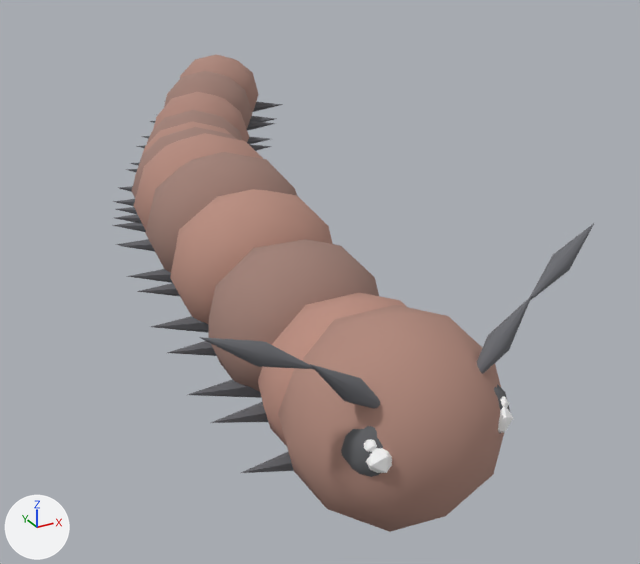
The glTF model web-forest/public/model/species/oxidus-gracilis.glb: old version first, new version second.
One viewpoint serves both versions: a 50 mm camera at (-0.245, -0.446, 0.38) aimed at (0.13, 0.235, 0.04). Every picture has the same lights, and +X, +Y and +Z are marked at lower left. The first picture is the older version. Where no turn or scale is listed for an object, it has been applied to the vertices. Vertices at exactly the same position are counted once.

The first picture shows 'antenna-r1', 'eye-r', 'head', 'seg0', 'seg1', 'seg10', 'seg2', 'seg3', 'seg4', 'seg5', 'seg6', 'seg7', 'seg8', 'seg9' and 4 more.
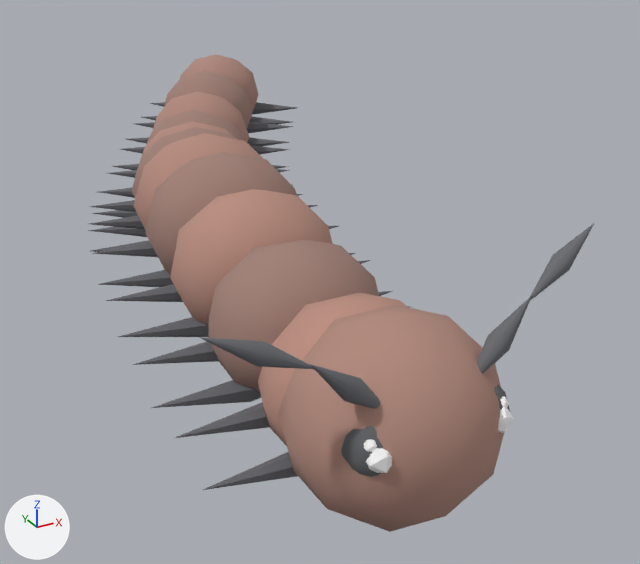
Changed parts and their boxes [x1, y1, x2, y2] in the pictures (640 x 564 px; the box of a moved part takes in the faces that stretch with it):
'seg1', reshaped (31% wider, 6% taller): before [167, 239, 379, 398]; after [133, 239, 411, 408]
'seg2', reshaped: before [137, 189, 333, 333]; after [106, 189, 392, 337]
'seg3', reshaped: before [122, 152, 297, 283]; after [92, 152, 355, 287]
'seg0', reshaped (18% wider, 9% taller): before [211, 293, 407, 473]; after [175, 293, 407, 490]
'seg4', reshaped: before [115, 133, 263, 252]; after [89, 133, 318, 252]
'seg9', reshaped (24% wider): before [141, 71, 276, 145]; after [126, 71, 293, 147]
'seg5', reshaped (mostly hidden): before [112, 127, 236, 232]; after [88, 127, 303, 237]
'seg7', reshaped: before [123, 110, 243, 192]; after [108, 110, 289, 198]
'seg6', reshaped (mostly hidden): before [116, 122, 230, 214]; after [92, 122, 230, 218]
part 1 of me_mesh_0, moved or reshaped: before [211, 402, 294, 473]; after [175, 402, 298, 490]
part 2 of me_mesh_1, moved or reshaped: before [167, 341, 261, 398]; after [133, 306, 411, 408]
part 3 of me_mesh_2, moved or reshaped: before [137, 283, 209, 333]; after [106, 260, 392, 337]
part 4 of me_mesh_3, moved or reshaped: before [122, 241, 173, 283]; after [92, 226, 355, 287]
part 5 of me_mesh_4, moved or reshaped (mostly hidden): before [115, 214, 155, 252]; after [89, 205, 318, 252]
part 6 of me_mesh_5, moved or reshaped: before [112, 199, 146, 232]; after [88, 194, 303, 237]
part 7 of me_mesh_6, moved or reshaped (mostly hidden before): before [116, 186, 137, 214]; after [92, 188, 138, 218]
part 8 of me_mesh_7, moved or reshaped (mostly hidden): before [123, 169, 137, 192]; after [108, 169, 289, 198]
part 9 of me_mesh_9, moved or reshaped: before [141, 121, 276, 145]; after [126, 122, 293, 147]

What changed in the scene script:
```text
Change me_mesh_0:
    remove me_mesh_0.from_pydata(...)  # 78 vertices, 136 faces; spans x -0.084..0.084, y -0.052..0.052, z -0.055..0.055
    add me_mesh_0.from_pydata(...)  # 78 vertices, 136 faces; spans x -0.107..0.107, y -0.052..0.052, z -0.055..0.055
    me_mesh_0 part 1: 36 of 78 vertices moved; they spanned x -0.084..0.084, y -0.024..0.037, z -0.042..-0.015 and now span x -0.107..0.107, y -0.024..0.037, z -0.044..-0.017; mean shift (0.0, 0.0, -0.002); largest move (0.084, 0.026, -0.018) -> (0.107, 0.027, -0.023)
Change me_mesh_1:
    remove me_mesh_1.from_pydata(...)  # 78 vertices, 136 faces; spans x -0.085..0.086, y -0.052..0.052, z -0.057..0.057
    add me_mesh_1.from_pydata(...)  # 78 vertices, 136 faces; spans x -0.108..0.109, y -0.052..0.052, z -0.057..0.057
    me_mesh_1 part 2: 36 of 78 vertices moved; they spanned x -0.085..0.086, y -0.026..0.039, z -0.042..-0.015 and now span x -0.108..0.109, y -0.026..0.04, z -0.044..-0.017; mean shift (0.0, 0.0, -0.002); largest move (0.083, -0.021, -0.028) -> (0.106, -0.022, -0.032)
Change me_mesh_2:
    remove me_mesh_2.from_pydata(...)  # 78 vertices, 136 faces; spans x -0.085..0.087, y -0.052..0.052, z -0.058..0.058
    add me_mesh_2.from_pydata(...)  # 78 vertices, 136 faces; spans x -0.108..0.11, y -0.052..0.052, z -0.058..0.058
    me_mesh_2 part 3: 36 of 78 vertices moved; they spanned x -0.085..0.087, y -0.028..0.041, z -0.042..-0.015 and now span x -0.108..0.11, y -0.029..0.042, z -0.044..-0.017; mean shift (0.0, 0.0, -0.002); largest move (0.081, -0.027, -0.028) -> (0.104, -0.029, -0.032)
Change me_mesh_3:
    remove me_mesh_3.from_pydata(...)  # 78 vertices, 136 faces; spans x -0.086..0.087, y -0.051..0.051, z -0.06..0.06
    add me_mesh_3.from_pydata(...)  # 78 vertices, 136 faces; spans x -0.108..0.11, y -0.051..0.051, z -0.06..0.06
    me_mesh_3 part 4: 36 of 78 vertices moved; they spanned x -0.086..0.087, y -0.032..0.042, z -0.042..-0.015 and now span x -0.108..0.11, y -0.035..0.047, z -0.044..-0.017; mean shift (0.0, 0.0, -0.002); largest move (0.087, 0.01, -0.018) -> (0.11, 0.006, -0.023)
Change me_mesh_4:
    remove me_mesh_4.from_pydata(...)  # 78 vertices, 136 faces; spans x -0.085..0.088, y -0.051..0.051, z -0.06..0.06
    add me_mesh_4.from_pydata(...)  # 78 vertices, 136 faces; spans x -0.107..0.111, y -0.051..0.054, z -0.06..0.06
    me_mesh_4 part 5: 36 of 78 vertices moved; they spanned x -0.085..0.088, y -0.037..0.047, z -0.042..-0.015 and now span x -0.107..0.111, y -0.042..0.054, z -0.044..-0.017; mean shift (0.0, 0.0, -0.002); largest move (0.077, -0.037, -0.028) -> (0.1, -0.042, -0.032)
Change me_mesh_5:
    remove me_mesh_5.from_pydata(...)  # 78 vertices, 136 faces; spans x -0.085..0.088, y -0.05..0.051, z -0.058..0.058
    add me_mesh_5.from_pydata(...)  # 78 vertices, 136 faces; spans x -0.106..0.11, y -0.05..0.06, z -0.058..0.058
    me_mesh_5 part 6: 36 of 78 vertices moved; they spanned x -0.085..0.088, y -0.042..0.051, z -0.042..-0.015 and now span x -0.106..0.11, y -0.048..0.06, z -0.044..-0.017; mean shift (0.0, 0.0, -0.002); largest move (0.088, -0.001, -0.018) -> (0.11, -0.008, -0.023)
Change me_mesh_6:
    remove me_mesh_6.from_pydata(...)  # 78 vertices, 136 faces; spans x -0.084..0.088, y -0.051..0.056, z -0.057..0.057
    add me_mesh_6.from_pydata(...)  # 78 vertices, 136 faces; spans x -0.105..0.11, y -0.054..0.065, z -0.057..0.057
    me_mesh_6 part 7: 36 of 78 vertices moved; they spanned x -0.084..0.088, y -0.046..0.056, z -0.042..-0.015 and now span x -0.105..0.11, y -0.054..0.065, z -0.044..-0.017; mean shift (0.0, 0.0, -0.002); largest move (0.088, -0.007, -0.018) -> (0.11, -0.015, -0.023)
Change me_mesh_7:
    remove me_mesh_7.from_pydata(...)  # 78 vertices, 136 faces; spans x -0.083..0.087, y -0.051..0.06, z -0.055..0.055
    add me_mesh_7.from_pydata(...)  # 78 vertices, 136 faces; spans x -0.103..0.108, y -0.06..0.071, z -0.055..0.055
    me_mesh_7 part 8: 36 of 78 vertices moved; they spanned x -0.083..0.087, y -0.051..0.06, z -0.042..-0.015 and now span x -0.103..0.108, y -0.06..0.071, z -0.044..-0.017; mean shift (0.0, 0.0, -0.002); largest move (-0.064, 0.06, -0.018) -> (-0.085, 0.071, -0.023)
Change me_mesh_9:
    remove me_mesh_9.from_pydata(...)  # 78 vertices, 136 faces; spans x -0.079..0.085, y -0.059..0.068, z -0.053..0.053
    add me_mesh_9.from_pydata(...)  # 78 vertices, 136 faces; spans x -0.098..0.105, y -0.071..0.081, z -0.053..0.053
    me_mesh_9 part 9: 36 of 78 vertices moved; they spanned x -0.079..0.085, y -0.059..0.068, z -0.042..-0.015 and now span x -0.098..0.105, y -0.071..0.081, z -0.044..-0.017; mean shift (0.0, 0.0, -0.002); largest move (-0.079, 0.032, -0.028) -> (-0.098, 0.046, -0.032)
```
